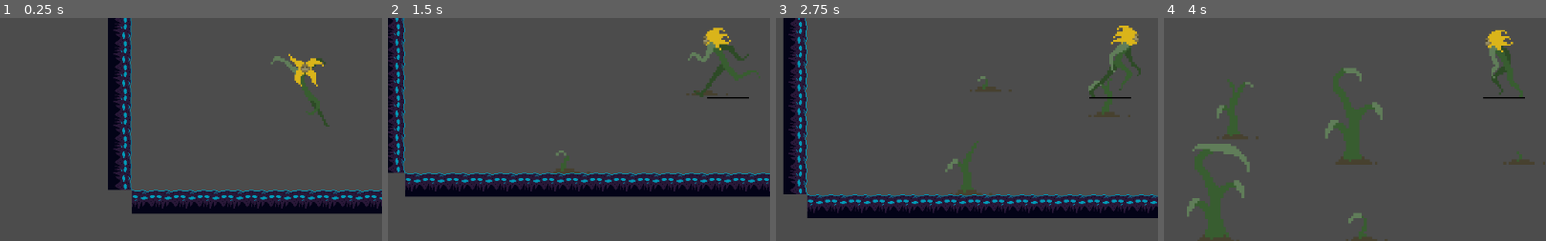
Above: before the commit, frames 1-4 (left to right).
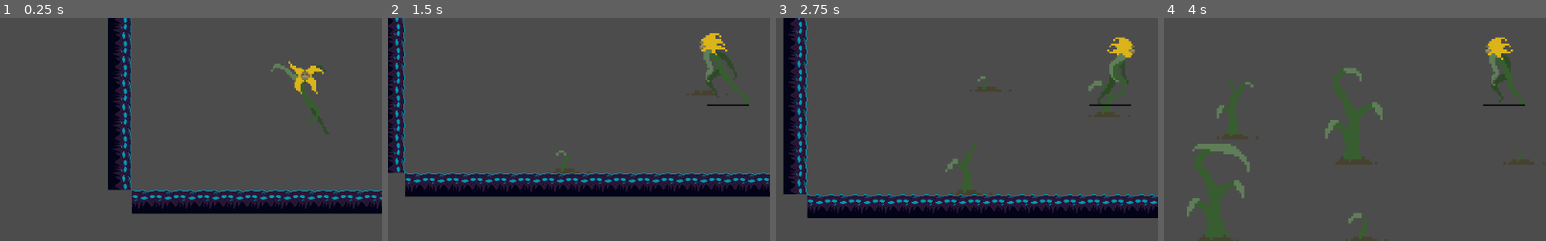
Above: after the commit, the same moments.

Repository: SpencerClark5/Bloom
Game: Godot game, scene res://Scenes/Game.tscn
Two runs of this game, one before a commit and one after it. Both use one fixed random seed, a clock stepped at 60 frames per second and the inputs below.
Inputs:
- Up to frame 1 (0.25 s): no input
- Up to frame 2 (1.5 s): hold D (Right) 0.53-1.28 s; tap P (Plant) at 0.6, 1.35 s; tap Space (Jump) at 0.77 s; hold A (Left) from 1.28 s (still down)
- Up to frame 3 (2.75 s): tap Space (Jump) at 1.52 s; release A (Left) at 2.03 s; hold D (Right) from 2.03 s (still down); tap P (Plant) at 2.1 s
- Up to frame 4 (4 s): tap P (Plant) at 2.85, 3.6 s; tap Space (Jump) at 3.02, 3.77 s; release D (Right) at 3.53 s; hold A (Left) from 3.53 s (still down)
The pictures show only the part of the screen within x 18-68%, y 25-75%; the shares and areas given below are measured in that part.

The runs differ from the first frame. In frame 1, 1.4% of the frame differs, in the area x 70-87%, y 15-53%; in frame 2, 1.5%, in the area x 78-98%, y 4-40%; in frame 3, 1.5%; in frame 4, 1.1%.

Commit message:
Update WalkTest.tscn

Diff:
--- a/BloomGame/Scenes/WalkTest.tscn
+++ b/BloomGame/Scenes/WalkTest.tscn
@@ -104,11 +104,12 @@
 anims/Walking = SubResource( 2 )
 
 [node name="AnimatedSprite" type="AnimatedSprite" parent="."]
-position = Vector2( 72, -129 )
+position = Vector2( 72, -119 )
 scale = Vector2( 2.6289, 2.72266 )
 frames = SubResource( 1 )
 animation = "Jump"
 frame = 4
+speed_scale = 4.0
 
 [node name="CollisionShape2D" type="CollisionPolygon2D" parent="."]
 position = Vector2( 65, -76 )
